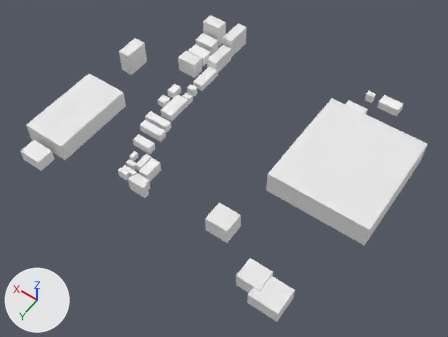
Two versions of the glTF model white-model-six-districts/chunks/118_111_mid.glb, one commit apart.
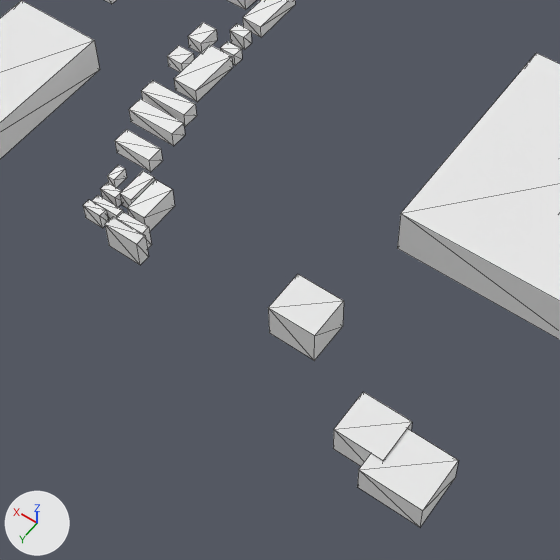
Each version is shown whole from a 50 mm camera at (-1177.0, -4161.0, 835.0) aimed at (-792.0, -4699.0, -11.0), then close up on the part from 18% to 77% of the width and 22% to 100% of the height. Arrows for +X, +Y and +Z are at lower left; the lights stay in place. The last two pictures show the newer version. The close-ups show mesh edges as thin lines. Vertices at exactly the same position are counted once.

Script lines for the objects in view, before the commit:
```python
me_mesh_0 = bpy.data.meshes.new('Mesh_0')
me_mesh_0.from_pydata(...)  # 288 vertices, 360 faces; spans x -1064.0..-484.0, y -4992.0..-4506.0, z 2.0..51.0
me_mesh_0.materials.append(mat_material_0)
ob_mesh_0 = bpy.data.objects.new('Mesh_0', me_mesh_0)
ob_mesh_0.location = (0.0, 0.0, 0.0)
```
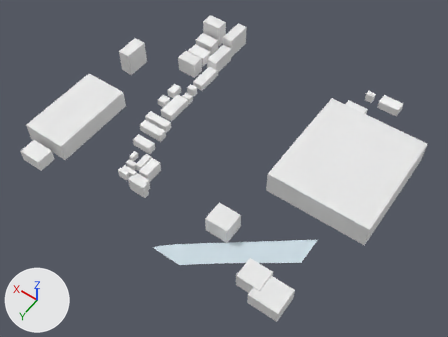
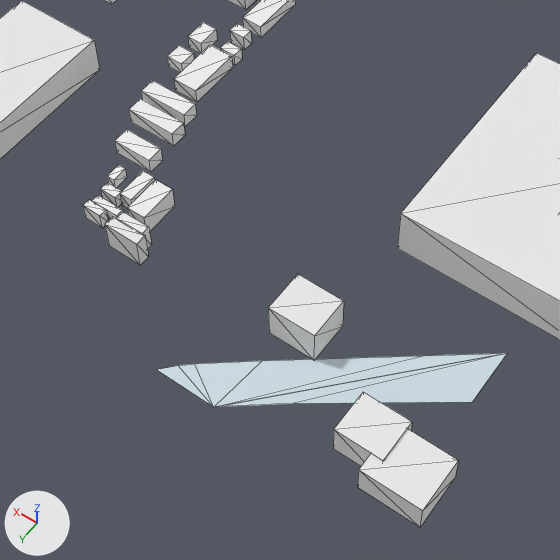
Changed parts and their boxes [x1, y1, x2, y2] in the close-ups (560 x 560 px):
part 1 of me_mesh_0, added
    after: [157, 353, 507, 407]

What the commit changed:
me_mesh_0 is used by ob_mesh_0; location (0.0, 0.0, 0.0).
Verts and faces of me_mesh_0; kept vertices keep their numbers, new ones are numbered from 288.
me_mesh_0 had 288 vertices, 360 faces and spanned x -1064.0..-484.0, y -4992.0..-4506.0, z 2.0..51.0.
me_mesh_0 now has 298 vertices, 368 faces and spans x -1064.0..-484.0, y -4992.0..-4500.0, z 2.0..51.0.
Part 1, on me_mesh_0:
New vertex 288 is at (-852.0, -4500.0, 3.0), pixel (213, 407).
New vertex 289 is at (-810.0, -4512.0, 3.0), pixel (178, 365).
New vertex 290 is at (-799.0, -4500.0, 3.0), pixel (156, 369).
New vertex 291 is at (-819.0, -4520.0, 3.0), pixel (194, 363).
New vertex 292 is at (-857.0, -4551.0, 3.0), pixel (262, 360).
New vertex 293 is at (-951.0, -4623.0, 3.0), pixel (423, 355).
New vertex 294 is at (-1000.0, -4661.0, 3.0), pixel (507, 353).
New vertex 295 is at (-897.0, -4536.0, 3.0), pixel (293, 403).
New vertex 296 is at (-1000.0, -4611.0, 3.0), pixel (472, 402).
New vertex 297 is at (-853.0, -4501.0, 3.0), pixel (215, 406).
New faces: (288, 289, 290), (288, 291, 289), (288, 292, 291), (288, 293, 292), (288, 294, 293), (294, 295, 296).
New faces: (294, 297, 295), (288, 297, 294).
